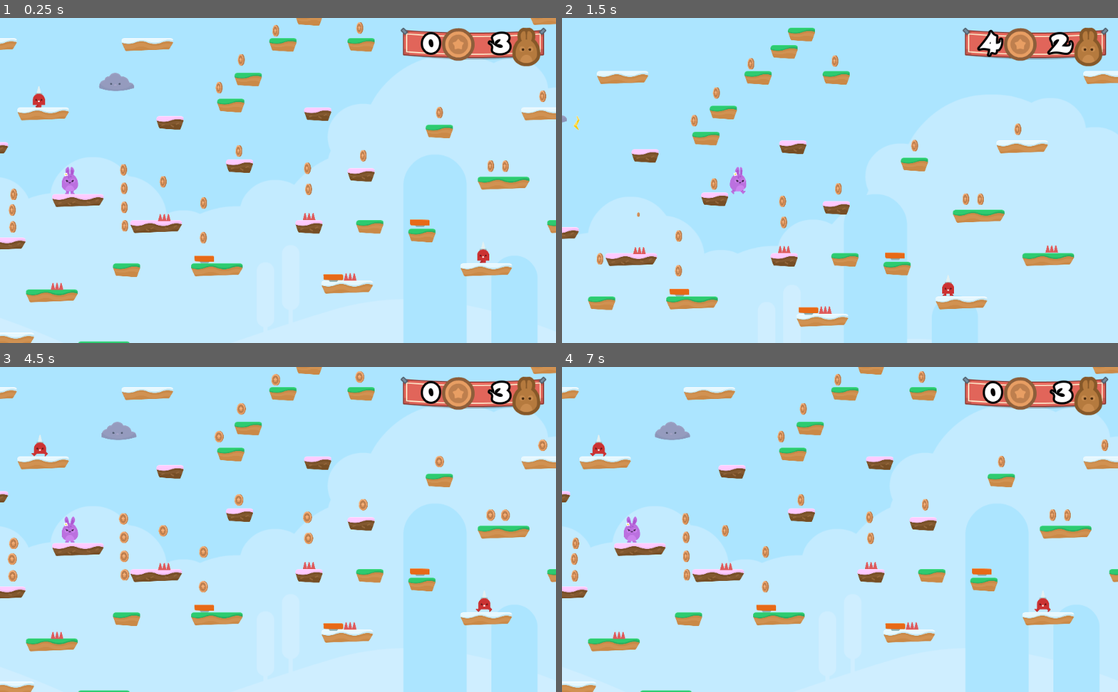
Above: before the commit, frames 1-4 (two rows, left to right).
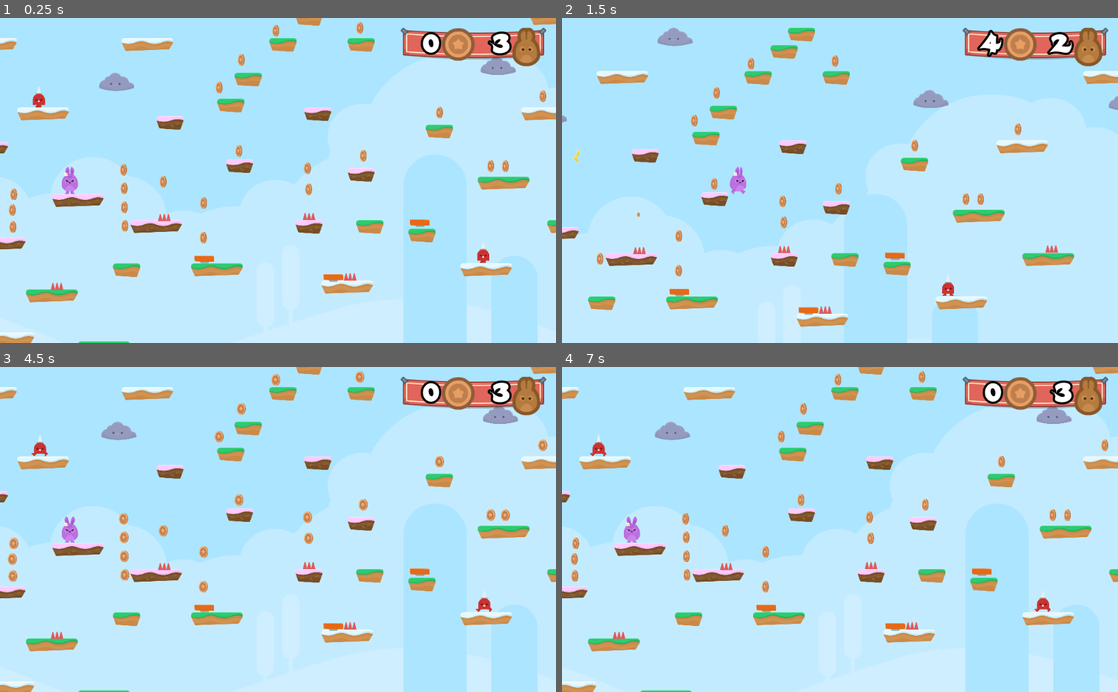
Above: after the commit, the same moments.

Repository: sandoche/Godot-learning-udemy
Game: Godot game, scene res://Levels/Level1.tscn
Same seed, same stepped clock (60 frames per second), same inputs: the game is played once before the commit and once after it.
Inputs (mouse positions are in pixels of both pictures, inside the frame that each line leads up to):
- Up to frame 1 (0.25 s): no input
- Up to frame 2 (1.5 s): hold D (right) from 0.53 s (still down); tap Z (jump) at 0.77 s
- Up to frame 3 (4.5 s): tap Z (jump) at 1.52, 3.02, 3.77 s; release D (right) at 2.03 s; hold Q (left) 2.03-2.78 s; hold D (right) 2.78-4.25 s; click (189, 575) at 4.25 s
- Up to frame 4 (7 s): hold Q (left) 5.03-5.78 s; tap Z (jump) at 5.27 s; hold D (right) 5.78-6.5 s; click (751, 575) at 6.5 s

The runs differ from the first frame. In frame 1, 0.2% of the frame differs, in the area x 86-93%, y 12-18%; in frame 2, 0.6%, in the area x 2-100%, y 2-45%; in frame 3, 0.2%; in frame 4, 0.2%.

Commit message:
:sparkles: Lightnings added

Diff:
--- a/HoppyDays/Levels/Level1.tscn
+++ b/HoppyDays/Levels/Level1.tscn
@@ -165,3 +165,12 @@
 
 [node name="Cloud" parent="NPCs" instance=ExtResource( 10 )]
 position = Vector2( 922.28, -380.976 )
+
+[node name="Cloud2" parent="NPCs" instance=ExtResource( 10 )]
+position = Vector2( 1848.66, -957.627 )
+
+[node name="Cloud3" parent="NPCs" instance=ExtResource( 10 )]
+position = Vector2( 3733.45, -498.442 )
+
+[node name="Cloud4" parent="NPCs" instance=ExtResource( 10 )]
+position = Vector2( 5172.41, -479.754 )
--- a/HoppyDays/NPCs/Lightning.gd
+++ b/HoppyDays/NPCs/Lightning.gd
@@ -1,5 +1,21 @@
 extends Node2D
+
+const SPEED = 300
 
 func _ready():
 	set_as_toplevel(true)
 	global_position = get_parent().global_position
+
+func _process(delta):
+	position.y += SPEED * delta
+	manage_collision()
+
+func manage_collision():
+	var collider = $Area2D.get_overlapping_bodies()
+	for object in collider:
+		if object.name == "Player":
+			get_tree().call_group("Gamestate", "hurt")
+		queue_free()
+
+func _on_VisibilityNotifier2D_screen_exited():
+	queue_free()
--- a/HoppyDays/NPCs/Lightning.tscn
+++ b/HoppyDays/NPCs/Lightning.tscn
@@ -33,3 +33,5 @@
 shape = SubResource( 2 )
 
 [node name="VisibilityNotifier2D" type="VisibilityNotifier2D" parent="Area2D"]
+
+[connection signal="screen_exited" from="Area2D/VisibilityNotifier2D" to="." method="_on_VisibilityNotifier2D_screen_exited"]
